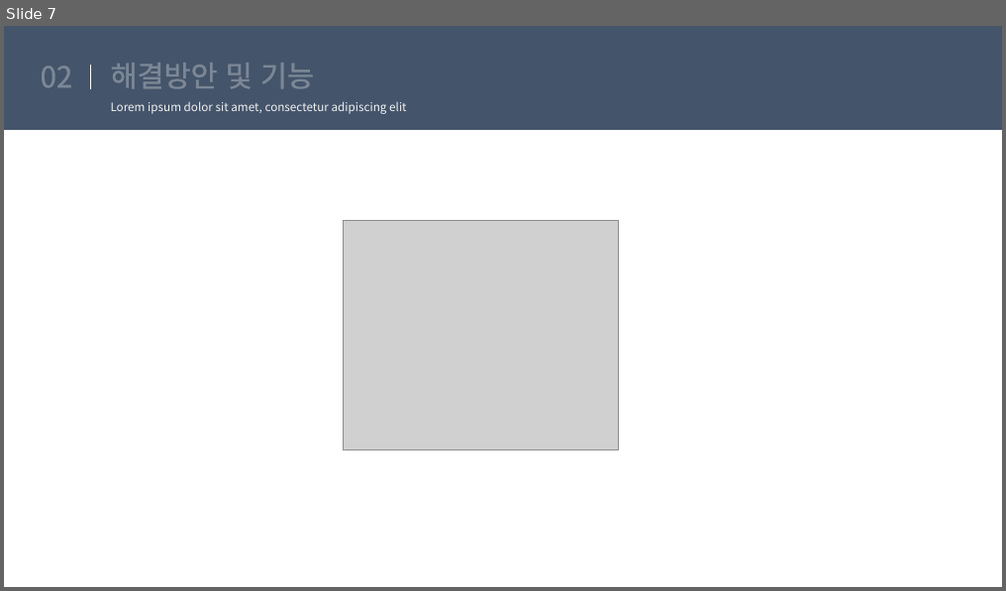
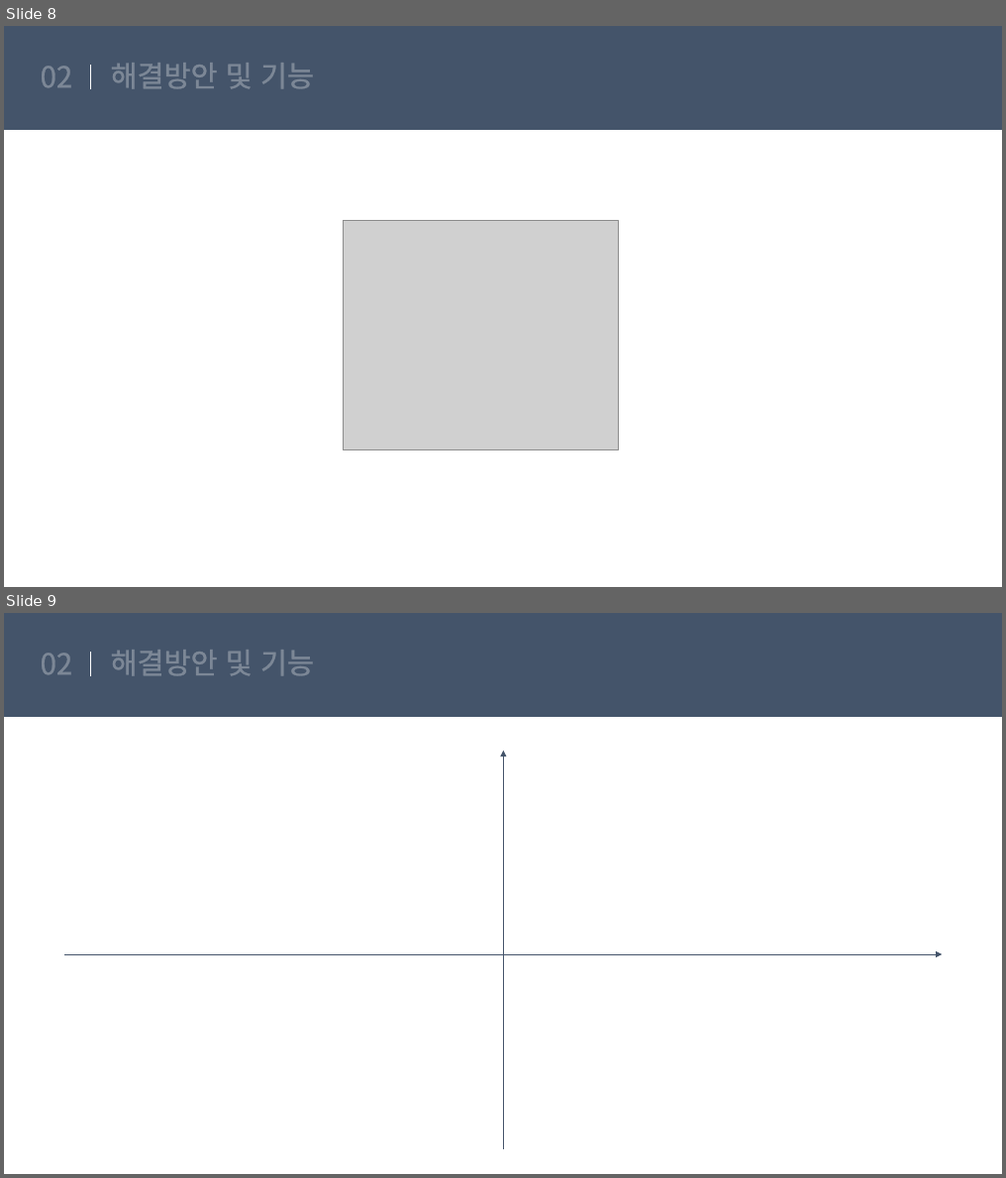
Before and after one commit to suna05/fanduck, a slide deck: uoonleen/8월 29일_ppt/Fanduck.pptx. Shown one above the other, each under a label of ours: slide 7 before the commit, slides 8 and 9 after it. The pictures are 1006x591 and 1006x1178 pixels, drawn with LibreOffice and Linux fonts; fonts in the diff are those of the drawing; grey boxes stand for pictures. Boxes give left, top, right and bottom in pixels: in the first picture for what was removed or moved away, otherwise in the second. Text is boxed around its words. In the diff, an @@ line names an element or a change of style, - is before the commit and + after.

```diff
--- a/uoonleen/8월 29일_ppt/Fanduck.pptx
+++ b/uoonleen/8월 29일_ppt/Fanduck.pptx
@@ slide 9 added at (x1=4, y1=613, x2=1002, y2=1174), background #FFFFFF; not listed: 2 template elements that a slide beside it also shows @@
@@ text added at (x1=41, y1=653, x2=73, y2=674), 28 pt, text #FFFFFF @@
+02
@@ title added at (x1=111, y1=650, x2=314, y2=676), 28 pt, text #FFFFFF @@
+해결방안 및 기능
@@ arrow added from (503, 1150) to (503, 751), #44546A 0.5 pt @@
@@ arrow added from (64, 955) to (943, 955), #44546A 0.5 pt @@
@@ what was slide 7 is now slide 8 @@
@@ slide 8 changed as well @@
@@ text removed at (x1=111, y1=101, x2=406, y2=114) @@
-Lorem ipsum dolor sit amet, consectetur adipiscing elit
```
Also in this commit, not shown: 10 other slides changed, 10 other slides added, 1 slide removed.
